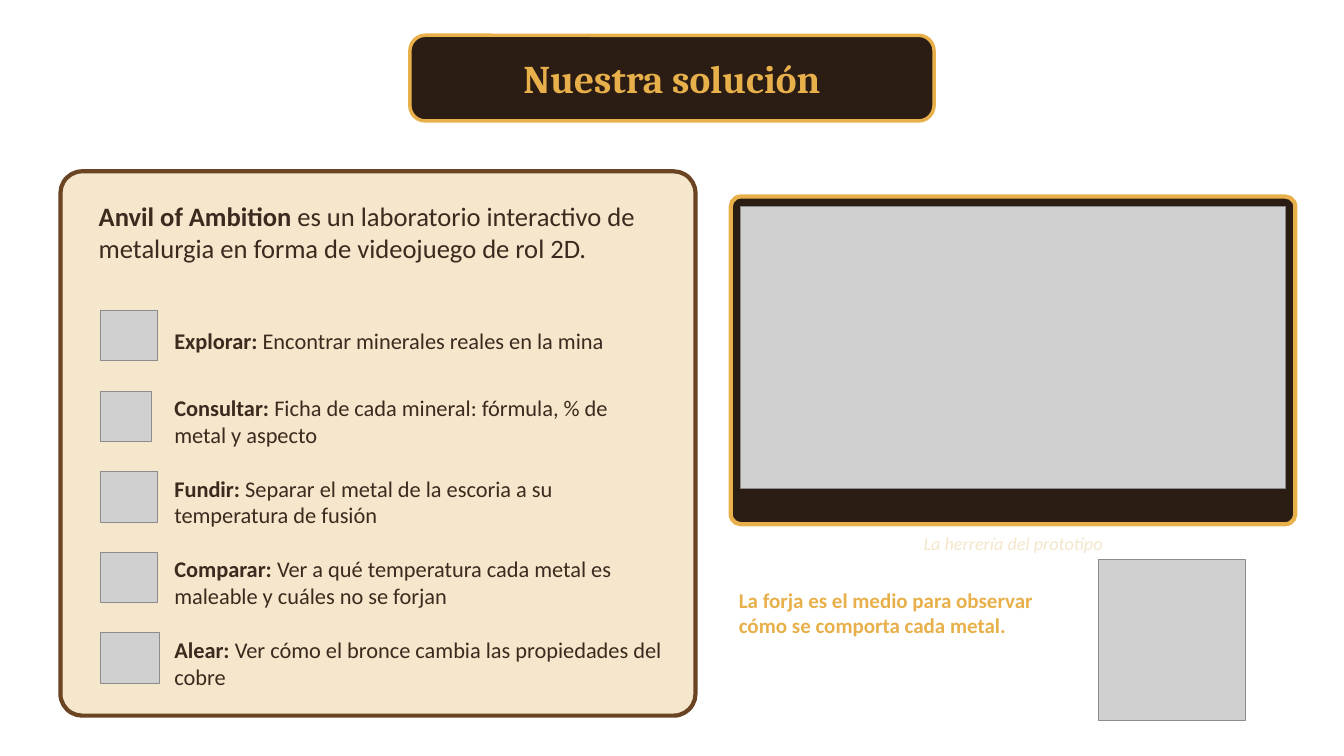
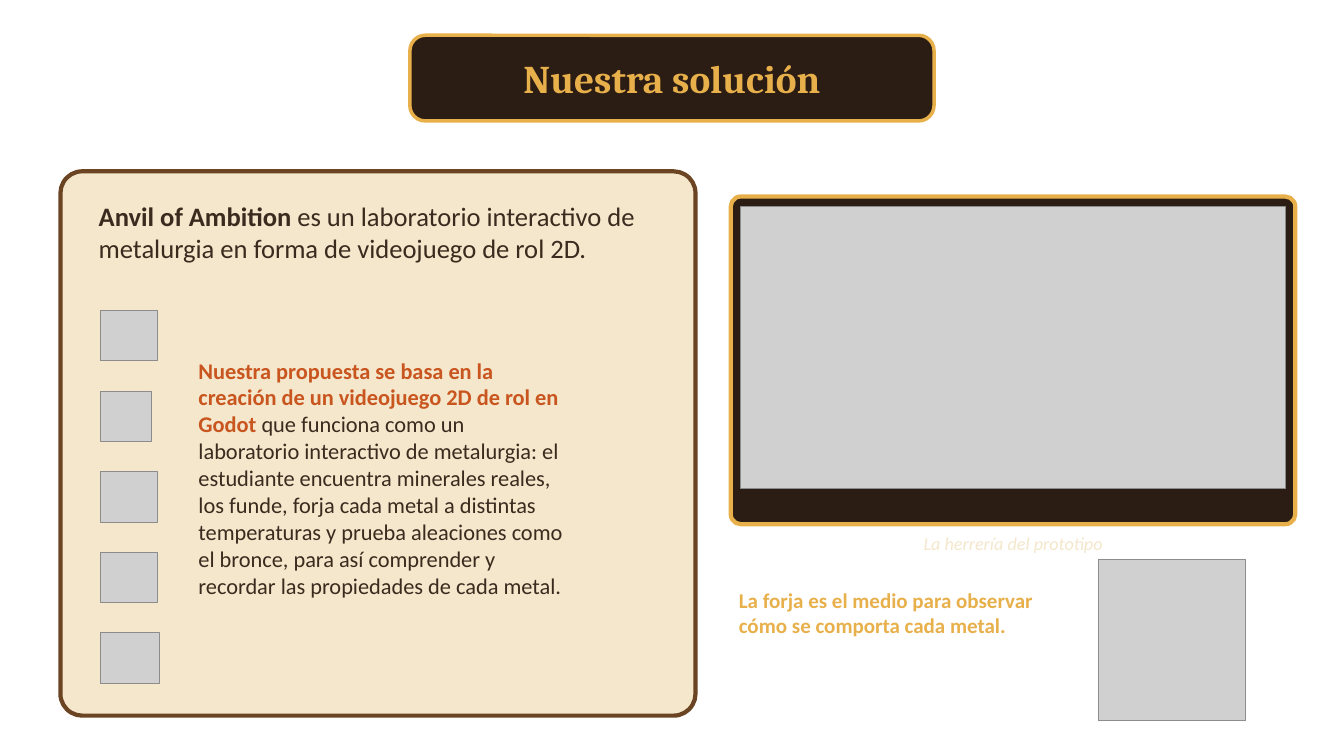
Before and after one commit to jjmmcode/CAPSTONE-G6-2026-02, a slide deck: slide 4 of Fase 1/Evidencias Grupales/Presentación idea de proyecto.pptx (slide 5 before the commit). Drawn at 1344x756 pixels with LibreOffice and Linux fonts; fonts in the diff are those of the drawing; grey boxes stand for pictures; background and template pictures are left out. Boxes give left, top, right and bottom in pixels: in the first picture for what was removed or moved away, otherwise in the second. Text is boxed around its words. In the diff, an @@ line names an element or a change of style, - is before the commit and + after.

```diff
--- a/Fase 1/Evidencias Grupales/Presentación idea de proyecto.pptx
+++ b/Fase 1/Evidencias Grupales/Presentación idea de proyecto.pptx
@@ text at [198, 363, 563, 598]: text changed @@
-Explorar: Encontrar minerales reales en la mina
+Nuestra propuesta se basa en la creación de un videojuego 2D de rol en Godot que funciona como un laboratorio interactivo de metalurgia: el estudiante encuentra minerales reales, los funde, forja cada metal a distintas temperaturas y prueba aleaciones como el bronce, para así comprender y recordar las propiedades de cada metal.
@@ text removed at [174, 400, 608, 447] @@
-Consultar: Ficha de cada mineral: fórmula, % de metal y aspecto
@@ text removed at [174, 481, 552, 527] @@
-Fundir: Separar el metal de la escoria a su temperatura de fusión
@@ text removed at [174, 561, 611, 608] @@
-Comparar: Ver a qué temperatura cada metal es maleable y cuáles no se forjan
@@ text removed at [174, 642, 661, 685] @@
-Alear: Ver cómo el bronce cambia las propiedades del cobre
```
Also in this commit, not shown: 9 other slides changed, 6 slides added, 4 slides removed, 1 other file.
